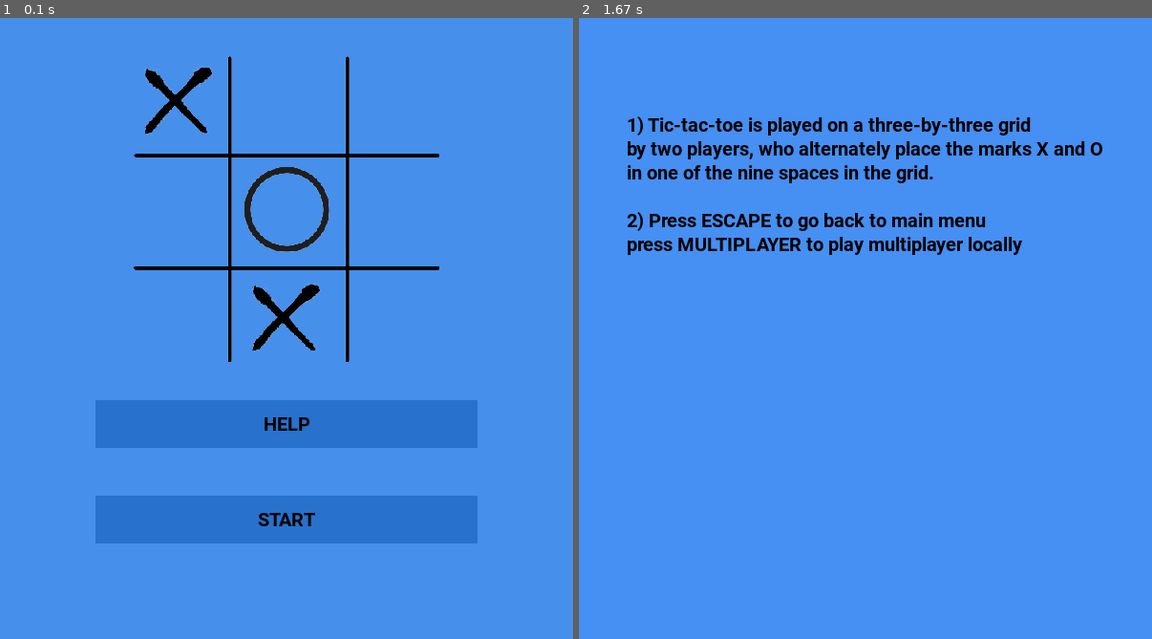
Above: before the commit, frames 1-2 (left to right).
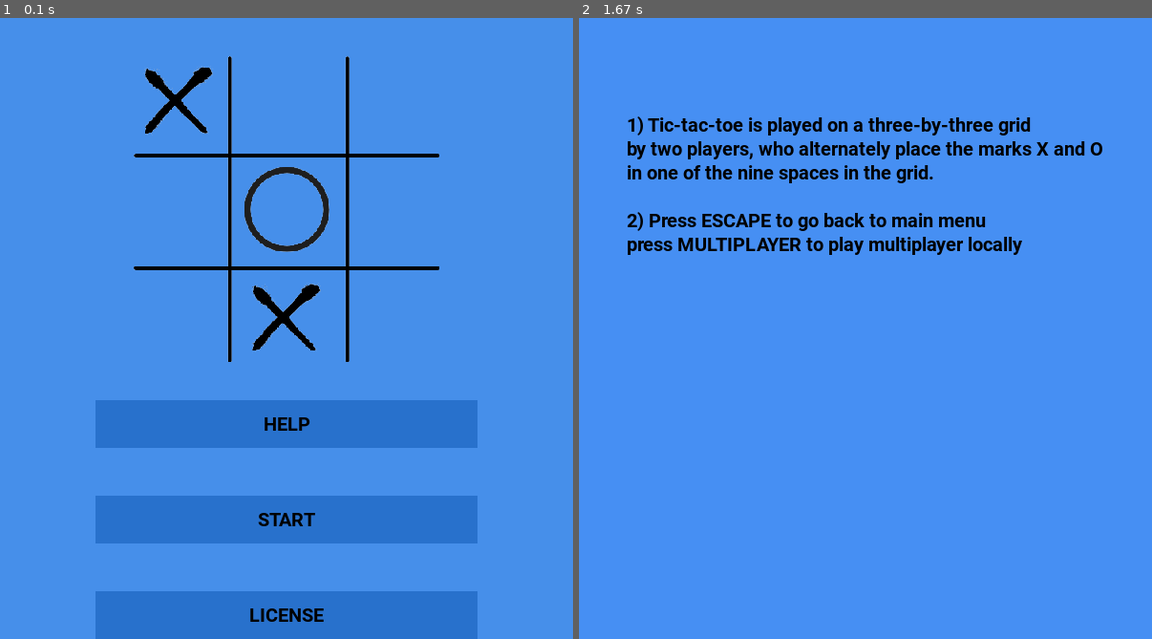
Above: after the commit, the same moments.

Repository: Bikram-ghuku/Pygame-tic-tac-toe
Game: pygame game, started from main.py
The game is run twice, just before and just after one commit, with the same random seed, the same clock (stepped at 60 frames per second) and the same inputs.
Inputs (mouse positions are in pixels of both pictures, inside the frame that each line leads up to):
- Up to frame 1 (0.1 s): no input
- Up to frame 2 (1.67 s): click (865, 614) at 0.38 s; click (682, 403) at 1.22 s

The runs differ from the first frame. In frame 1, 5.1% of the frame differs, in the area x 16-84%, y 92-100%; in frame 2, nothing differs.

Commit message:
added LICENSE in menu

Diff:
--- a/main.py
+++ b/main.py
@@ -1,5 +1,5 @@
 import pygame, sys
-from random import  randint
+import os, subprocess
 from sprites import *
 pygame.init()
 background = (50,65,194)
@@ -183,6 +183,7 @@
                 if event.key == pygame.K_ESCAPE:
                     menu_op()
         pygame.display.update()
+
 def menu_op():
     window.fill((70,143,234))
     img= pygame.image.load(MENU_IMG)
@@ -192,6 +193,8 @@
     box_mp = multi_player.draw(window, "START")
     help = menu_item(100, 400, 400, 50, None, (40,113,204), "bold", 20, (0, 0, 0))
     help_mp = help.draw(window, "HELP")
+    license = menu_item(100, 600, 400, 50, None, (40,113,204), "bold", 20, (0, 0, 0))
+    license_box = license.draw(window, "LICENSE")
     while True:
         for event in pygame.event.get():
             if event.type == pygame.QUIT:
@@ -202,7 +205,8 @@
                     main_loop(1)
                 if help_mp.collidepoint(pos_op):
                     show_help()
+                if license_box.collidepoint(pos_op):
+                    subprocess.call(('notepad.exe', "LICENSE"))
         pygame.display.update()
-
 if __name__ == "__main__":
     menu_op()
Not shown, changed: LICENSE
Not shown, added: cross_and_naughts.rar
